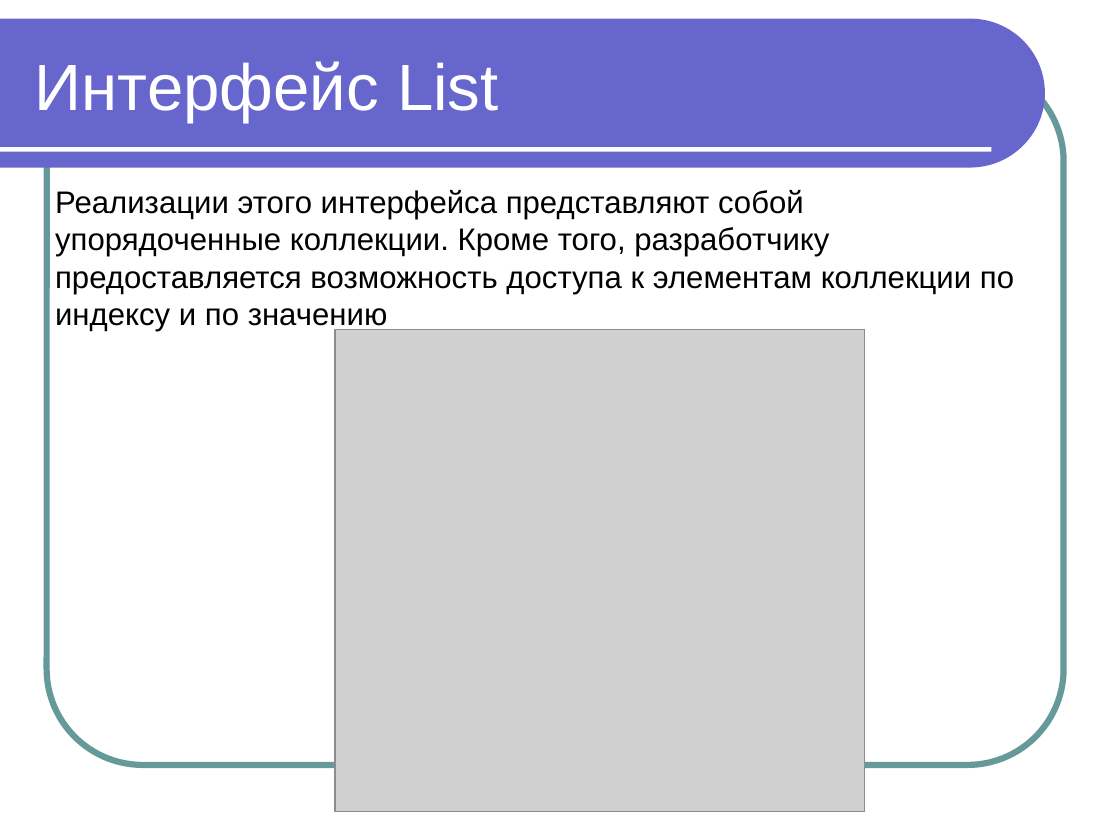
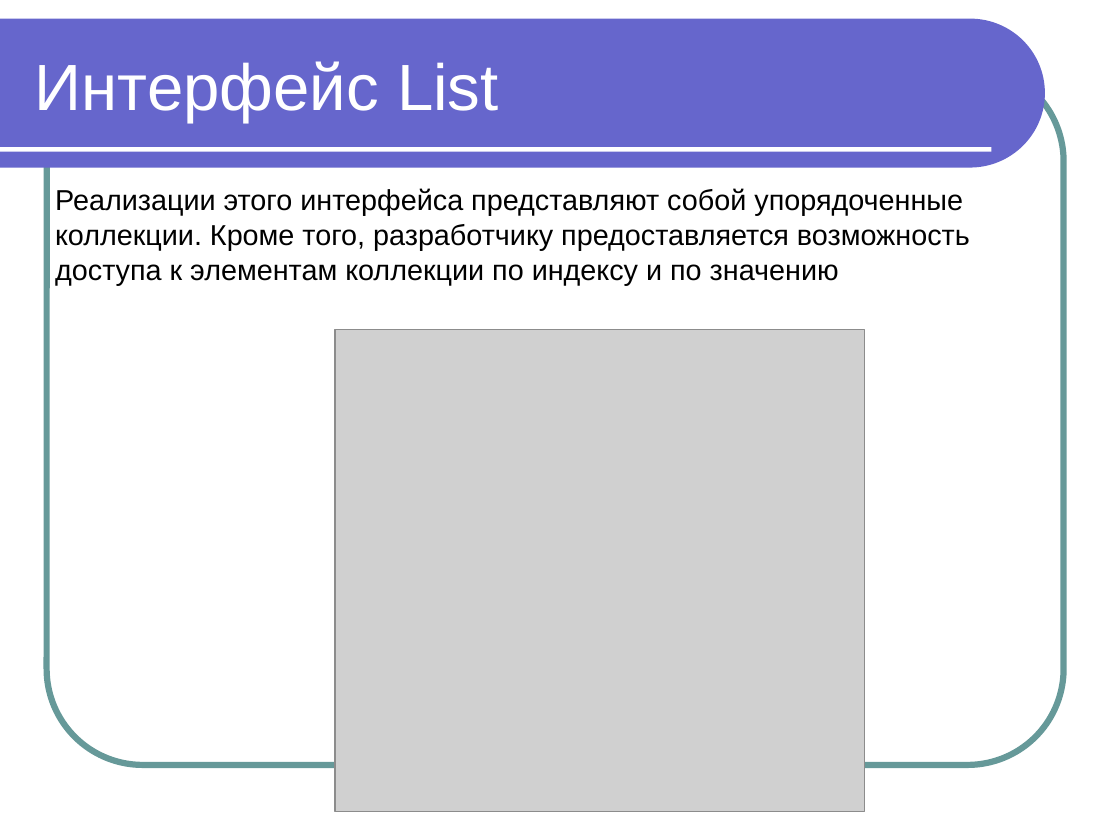
Before and after one commit to maxchv/JavaLessons, a slide deck: slide 8 of Lesson10/JavaCollections.ppt. Drawn at 1120x840 pixels with LibreOffice and Linux fonts; fonts in the diff are those of the drawing; grey boxes stand for pictures. Boxes give left, top, right and bottom in pixels: in the first picture for what was removed or moved away, otherwise in the second. Text is boxed around its words. In the diff, an @@ line names an element or a change of style, - is before the commit and + after.

```diff
--- a/Lesson10/JavaCollections.ppt
+++ b/Lesson10/JavaCollections.ppt
@@ text "Реализации этого интерфейса представляют собой ..." at (55,188,970,285): size 20 to 18.5 pt @@
```
Also in this commit, not shown: 2 other slides changed.
